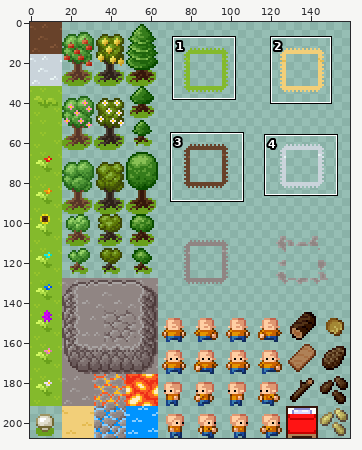
A sprite sheet gets an edit: src/main/resources/default.png. The first picture is a wide view before the edit; the outline marks the close-up.
Close-up. Before:
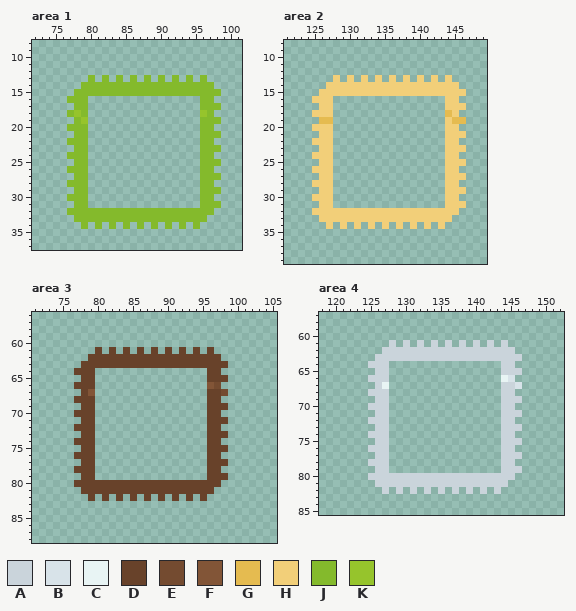
The file is 160x208 pixels. Colours within 5 levels of each other are drawn and written as one. Shown: area 1: x 72..101, y 8..37; area 2: x 121..149, y 8..39; area 3: x 71..105, y 56..88; area 4: x 118..152, y 57..85. The commit also changed other parts of the picture, which this record leaves out.
Palette (. is transparent): A #cad4db  B #d8e3e9  C #e8f4f4  D #68422a  E #744b30  F #825537  G #e5bb50  H #f2cf79  J #84ba2c  K #96c42c
Pixels before, area 1, first column x 77:
13 ...J.J.J.J.J.J.J.J.J..
14 ..JJJJJJJJJJJJJJJJJJJ.
15 .JJJJJJJJJJJJJJJJJJJJJ
16 JJJ................JJ.
17 .JJ................JJJ
18 JKJ................KJ.
19 .JK................JJJ
20 JJJ................JJ.
21 .JJ................JJJ
22 JJJ................JJ.
23 .JJ................JJJ
24 JJJ................JJ.
25 .JJ................JJJ
26 JJJ................JJ.
27 .JJ................JJJ
28 JJJ................JJ.
29 .JJ................JJJ
30 JJJ................JJ.
31 .JJ................JJJ
32 JJJJJJJJJJJJJJJJJJJJJ.
33 .JJJJJJJJJJJJJJJJJJJ..
34 ..J.J.J.J.J.J.J.J.J...
Pixels before, area 2, first column x 125:
13 ...H.H.H.H.H.H.H.H.H..
14 ..HHHHHHHHHHHHHHHHHHH.
15 .HHHHHHHHHHHHHHHHHHHHH
16 HHH................HH.
17 .HH................HHH
18 HHH................GH.
19 .GG................HGG
20 HHH................HH.
21 .HH................HHH
22 HHH................HH.
23 .HH................HHH
24 HHH................HH.
25 .HH................HHH
26 HHH................HH.
27 .HH................HHH
28 HHH................HH.
29 .HH................HHH
30 HHH................HH.
31 .HH................HHH
32 HHHHHHHHHHHHHHHHHHHHH.
33 .HHHHHHHHHHHHHHHHHHH..
34 ..H.H.H.H.H.H.H.H.H...
Pixels before, area 3, first column x 77:
61 ...D.D.D.D.D.D.D.D.D..
62 ..DDDDDDDDDDDDDDDDDDD.
63 .DDDDDDDDDDDDDDDDDDDDD
64 DDD................DD.
65 .DD................DDD
66 DDD................FE.
67 .DF................DDE
68 DDD................DD.
69 .DD................DDD
70 DDD................DD.
71 .DD................DDD
72 DDD................DD.
73 .DD................DDD
74 DDD................DD.
75 .DD................DDD
76 DDD................DD.
77 .DD................DDD
78 DDD................DD.
79 .DD................DDD
80 DDDDDDDDDDDDDDDDDDDDD.
81 .DDDDDDDDDDDDDDDDDDD..
82 ..D.D.D.D.D.D.D.D.D...
Pixels before, area 4, first column x 125:
61 ...A.A.A.A.A.A.A.A.A..
62 ..AAAAAAAAAAAAAAAAAAA.
63 .AAAAAAAAAAAAAAAAAAAAA
64 AAA................AA.
65 .AA................AAA
66 AAA................CB.
67 .AC................AAB
68 AAA................AA.
69 .AA................AAA
70 AAA................AA.
71 .AA................AAA
72 AAA................AA.
73 .AA................AAA
74 AAA................AA.
75 .AA................AAA
76 AAA................AA.
77 .AA................AAA
78 AAA................AA.
79 .AA................AAA
80 AAAAAAAAAAAAAAAAAAAAA.
81 .AAAAAAAAAAAAAAAAAAA..
82 ..A.A.A.A.A.A.A.A.A...
The result:
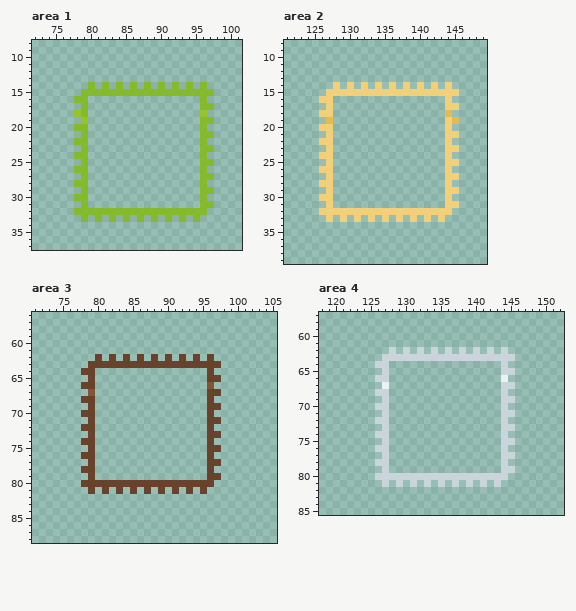
Edits made:
Changed rows in their new state; - is an unchanged pixel.
Area 1:
first column x 77:
13 ---.-.-.-.-.-.-.-.-.--
14 --.-.-.-.-.-.-.-.-.-.-
15 -.-------------------.
16 .-------------------.-
17 -.-------------------.
18 .-------------------.-
19 -.-------------------.
20 .-------------------.-
21 -.-------------------.
22 .-------------------.-
23 -.-------------------.
24 .-------------------.-
25 -.-------------------.
26 .-------------------.-
27 -.-------------------.
28 .-------------------.-
29 -.-------------------.
30 .-------------------.-
31 -.-------------------.
32 .-------------------.-
33 -.-.-.-.-.-.-.-.-.-.--
34 --.-.-.-.-.-.-.-.-.---
Area 2:
first column x 125:
13 ---.-.-.-.-.-.-.-.-.--
14 --.-.-.-.-.-.-.-.-.-.-
15 -.-------------------.
16 .-------------------.-
17 -.-------------------.
18 .-------------------.-
19 -.-------------------.
20 .-------------------.-
21 -.-------------------.
22 .-------------------.-
23 -.-------------------.
24 .-------------------.-
25 -.-------------------.
26 .-------------------.-
27 -.-------------------.
28 .-------------------.-
29 -.-------------------.
30 .-------------------.-
31 -.-------------------.
32 .-------------------.-
33 -.-.-.-.-.-.-.-.-.-.--
34 --.-.-.-.-.-.-.-.-.---
Area 3:
first column x 77:
61 ---.-.-.-.-.-.-.-.-.--
62 --.-.-.-.-.-.-.-.-.-.-
63 -.-------------------.
64 .-------------------.-
65 -.-------------------.
66 .-------------------.-
67 -.-------------------.
68 .-------------------.-
69 -.-------------------.
70 .-------------------.-
71 -.-------------------.
72 .-------------------.-
73 -.-------------------.
74 .-------------------.-
75 -.-------------------.
76 .-------------------.-
77 -.-------------------.
78 .-------------------.-
79 -.-------------------.
80 .-------------------.-
81 -.-.-.-.-.-.-.-.-.-.--
82 --.-.-.-.-.-.-.-.-.---
Area 4:
first column x 125:
61 ---.-.-.-.-.-.-.-.-.--
62 --.-.-.-.-.-.-.-.-.-.-
63 -.-------------------.
64 .-------------------.-
65 -.-------------------.
66 .-------------------.-
67 -.-------------------.
68 .-------------------.-
69 -.-------------------.
70 .-------------------.-
71 -.-------------------.
72 .-------------------.-
73 -.-------------------.
74 .-------------------.-
75 -.-------------------.
76 .-------------------.-
77 -.-------------------.
78 .-------------------.-
79 -.-------------------.
80 .-------------------.-
81 -.-.-.-.-.-.-.-.-.-.--
82 --.-.-.-.-.-.-.-.-.---
